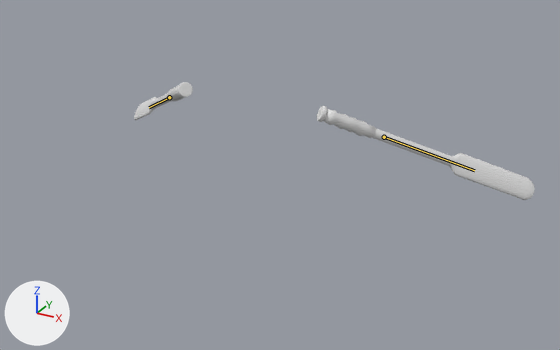
Two versions of the FBX model pirate-panic/Art/Oars.fbx, one commit apart.
Both versions are drawn from a 50 mm camera at (1.77, -3.12, 1.45) aimed at (0.1, -0.07, -0.08). Arrows for +X, +Y and +Z are at lower left; the lights stay in place. The first picture is the older version. Both versions are drawn at frame 79 of the action 'OarArmatuiree|ArmatureAction'; the numbers are the values there. The bones that change, and the others that lie on the model, are drawn over the model as lines.

The first picture shows 'Oars'.
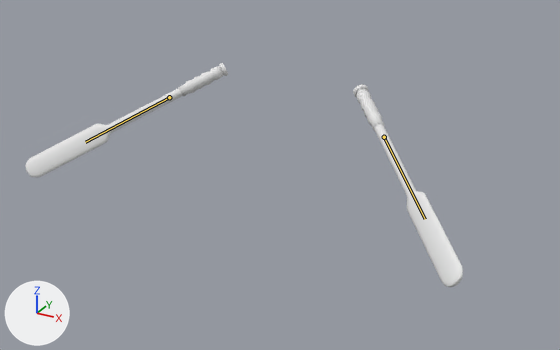
Commit message: Flip oars animation

Changed parts and their boxes [x1, y1, x2, y2] in the pictures (560 x 350 px):
'Oars', posed (9% wider, 89% taller)
    before: [134, 82, 535, 200]
    after: [25, 63, 463, 287]
bone 'OarBone.L', root to tip
    before: (384, 137) to (474, 170)
    after: (384, 137) to (425, 219)
bone 'OarBone.R', root to tip
    before: (169, 97) to (149, 107)
    after: (169, 97) to (85, 142)

The change in detail:
Bone 'OarBone.L' (bone_oarbone_l) turns from (52, 120, 39) to (-47, 163, -60) degrees about its own x, y and z.
Bone 'OarBone.R' (bone_oarbone_r) turns from (52, -120, -39) to (-47, -163, 60) degrees about its own x, y and z.
